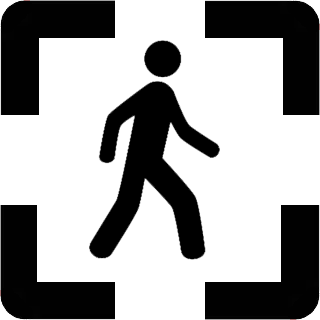
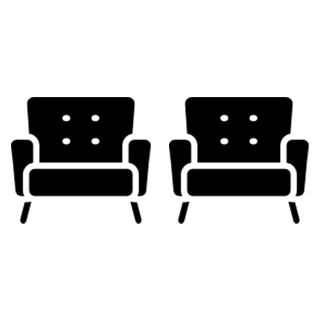
Two versions of the same layered image (w=320, h=320). Layer-by-layer changes:
hid "AutoFocus" over [0, 0, 320, 320]
hid "Human small" over [89, 40, 220, 260]
added layer "Furniture Group" above "Furniture" over [11, 97, 309, 224]
